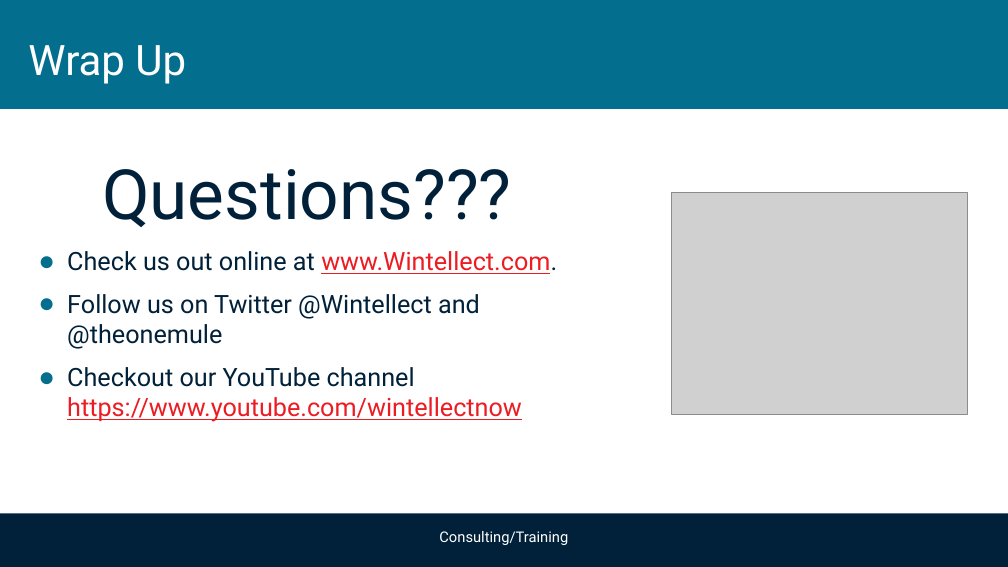
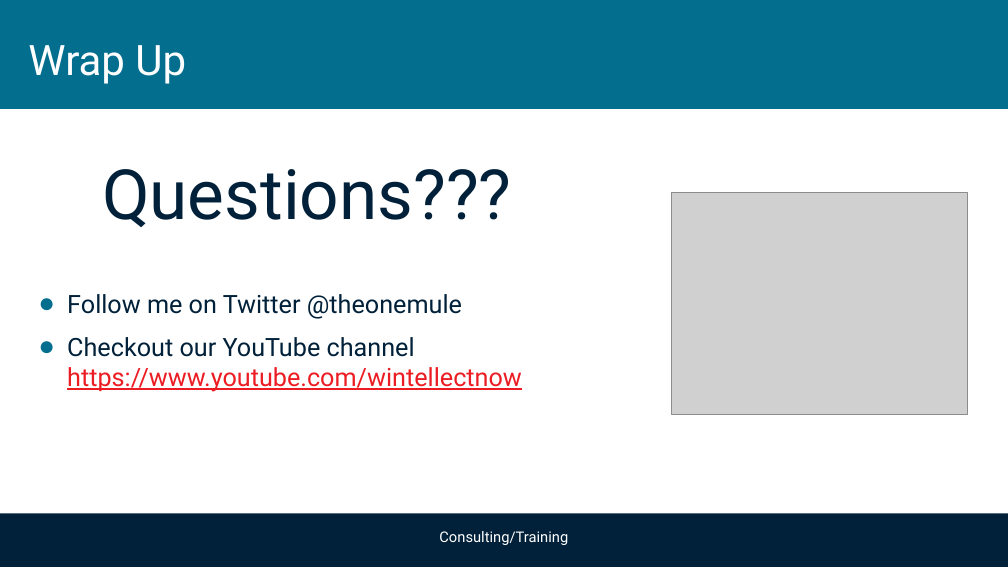
Before and after one commit to theonemule/aks-demos, a slide deck: slide 25 of kubernetes.pptx. Drawn at 1008x567 pixels with LibreOffice and Linux fonts; fonts in the diff are those of the drawing; grey boxes stand for pictures; background and template pictures are left out. Boxes give left, top, right and bottom in pixels: in the first picture for what was removed or moved away, otherwise in the second. Text is boxed around its words. In the diff, an @@ line names an element or a change of style, - is before the commit and + after.

```diff
--- a/kubernetes.pptx
+++ b/kubernetes.pptx
@@ text at bbox=[67, 294, 462, 319]: text changed @@
-● Check us out online at www.Wintellect.com.
-● Follow us on Twitter @Wintellect and @theonemule
+● Follow me on Twitter @theonemule
```
Also in this commit, not shown: 5 other slides changed, 20 other files.
